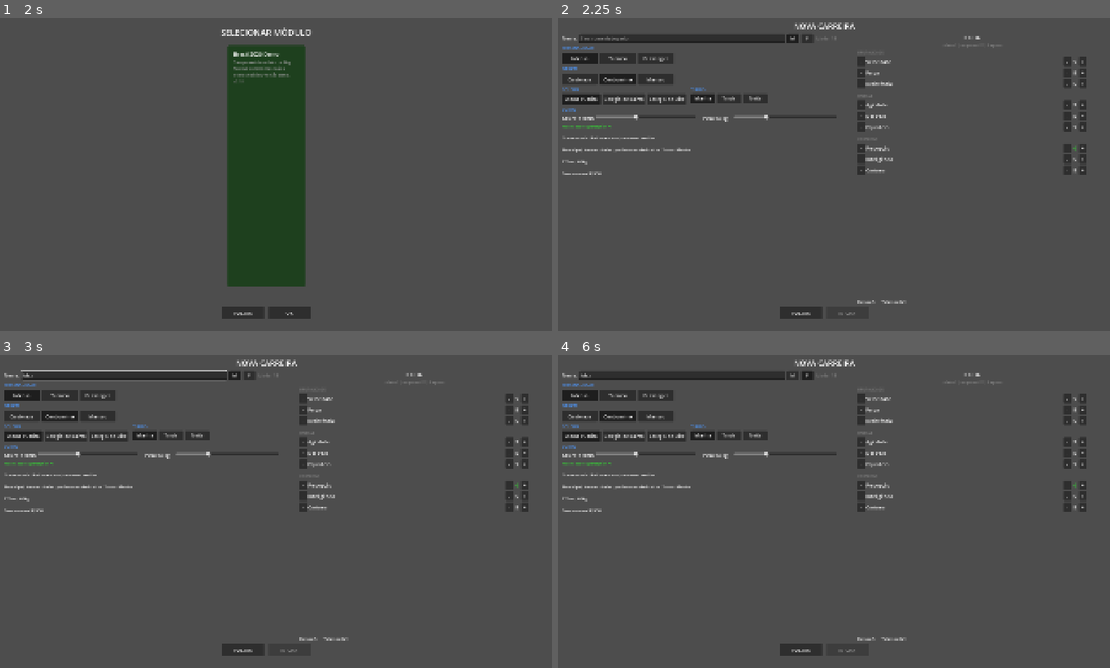
Above: before the commit, frames 1-4 (two rows, left to right).
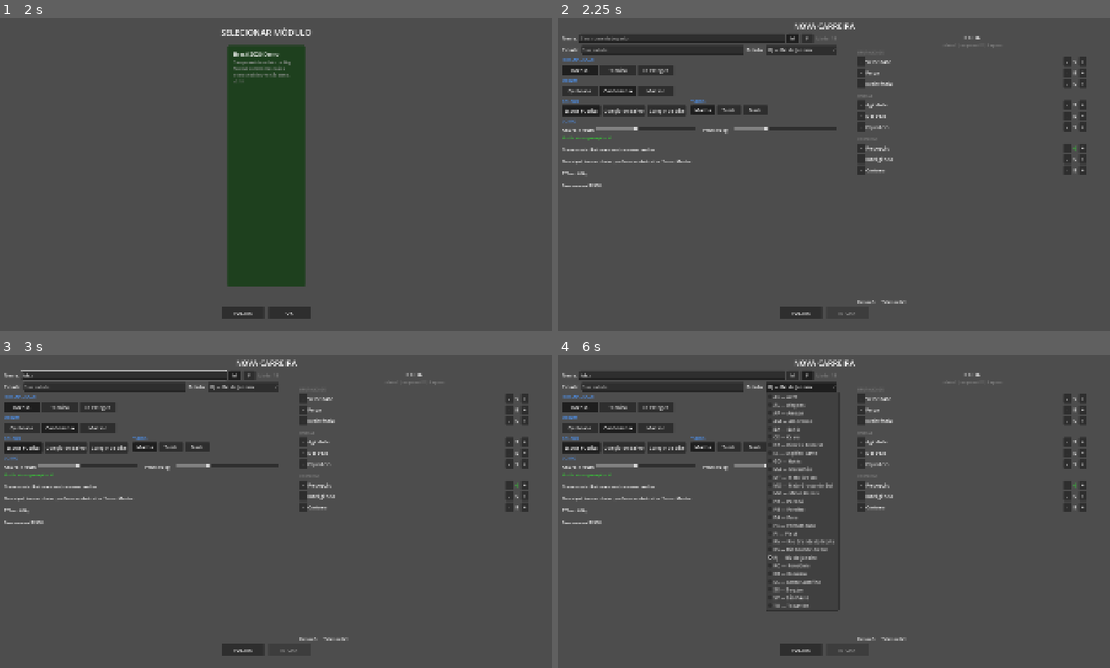
Above: after the commit, the same moments.

Repository: Slaxis/FlagFootballManager
Game: Godot game, scene res://engine/game/game.tscn
The game is run twice, just before and just after one commit, with the same random seed, the same clock (stepped at 60 frames per second) and the same inputs.
Inputs (mouse positions are in pixels of both pictures, inside the frame that each line leads up to):
- Up to frame 1 (2 s): click "INICIAR" at 0.5 s; click (264, 165) at 1.25 s
- Up to frame 2 (2.25 s): click "OK" at 2 s
- Up to frame 3 (3 s): click (121, 376) at 2.77 s; type "Alex" at 2.85 s
- Up to frame 4 (6 s): click "M" at 3.5 s; click "F" at 4.25 s; click "Intenso" at 5 s; click (800, 386) at 5.75 s, where only the run after the commit has a clickable "RJ — Rio de Janeiro"

Frame 1 is identical in both runs. In frame 2, 5.9% of the frame differs, in the area x 0-51%, y 9-55%; in frame 3, 5.9%; in frame 4, 7.6%, in the area x 0-52%, y 8-82%.

Commit message:
feat(G): city + state fields on player creation
- New row after name/gender with City (LineEdit, max 32) and State
  (OptionButton populated from Drive.def('state'), sorted by name,
  default RJ)
- Start button gated on non-empty city and a selected state (alongside
  existing name/stars/origin/personality checks)
- _do_start() persists The.session['city'] and The.session['state']
  (state stored as the 2-letter id via item metadata)

These values feed phase H (procedural teen team generation) and phase I
(city graph generation) later.

Co-Authored-By: Claude Opus 4.6 (1M context) <noreply@anthropic.com>

Diff:
--- a/game/modules/brasil_2026/ui/player_creation/player_creation.gd
+++ b/game/modules/brasil_2026/ui/player_creation/player_creation.gd
@@ -4,6 +4,9 @@
 const T_NAME: Dictionary = {"pt": "Nome:", "en": "Name:"}
 const T_NAME_HINT: Dictionary = {"pt": "Seu nome de jogador", "en": "Your player name"}
 const T_AGE: Dictionary = {"pt": "Idade: 15", "en": "Age: 15"}
+const T_CITY: Dictionary = {"pt": "Cidade:", "en": "City:"}
+const T_CITY_HINT: Dictionary = {"pt": "Sua cidade", "en": "Your city"}
+const T_STATE: Dictionary = {"pt": "Estado:", "en": "State:"}
 const T_ORIGIN: Dictionary = {"pt": "ORIGEM", "en": "ORIGIN"}
 const T_SCHOOL: Dictionary = {"pt": "COLEGIO", "en": "SCHOOL"}
 const T_TURNO: Dictionary = {"pt": "TURNO", "en": "SHIFT"}
@@ -32,6 +35,7 @@
 var _creation: Def
 var _origin_def: Def
 var _tech_def: Def
+var _state_def: Def
 
 # Stat state
 var stat_values: Dictionary = {}
@@ -62,6 +66,8 @@
 
 # Shared UI refs
 var _name_input: LineEdit
+var _city_input: LineEdit
+var _state_select: OptionButton
 var _btn_male: Button
 var _btn_female: Button
 var _btn_start: Button
@@ -76,6 +82,7 @@
 		Log.log(self, "error", "PlayerCreation: missing stat or creation Def.")
 		return
 	_tech_def = Drive.def("technique")
+	_state_def = Drive.def("state")
 	points_remaining = _creation.point_pool
 	_init_stats()
 	_build_ui()
@@ -282,6 +289,38 @@
 	age_lbl.add_theme_color_override("font_color", COLOR_GROUP)
 	name_row.add_child(age_lbl)
 	parent.add_child(name_row)
+
+	# City + State
+	var loc_row: HBoxContainer = HBoxContainer.new()
+	loc_row.add_theme_constant_override("separation", 8)
+	var city_lbl: Label = Label.new()
+	city_lbl.text = I18n.text(T_CITY)
+	loc_row.add_child(city_lbl)
+	_city_input = LineEdit.new()
+	_city_input.placeholder_text = I18n.text(T_CITY_HINT)
+	_city_input.max_length = 32
+	_city_input.size_flags_horizontal = Control.SIZE_EXPAND_FILL
+	_city_input.text_changed.connect(func(_t: String) -> void: _validate())
+	loc_row.add_child(_city_input)
+	var state_lbl: Label = Label.new()
+	state_lbl.text = I18n.text(T_STATE)
+	loc_row.add_child(state_lbl)
+	_state_select = OptionButton.new()
+	_state_select.custom_minimum_size = Vector2(180, 0)
+	if _state_def != null:
+		var default_idx: int = 0
+		var items: Array[Dictionary] = _state_def.call("list_states_sorted_by_name")
+		for i: int in items.size():
+			var s: Dictionary = items[i]
+			var id: String = String(s.get("id", ""))
+			_state_select.add_item(id + " — " + String(s.get("name", id)))
+			_state_select.set_item_metadata(i, id)
+			if id == "RJ":
+				default_idx = i
+		_state_select.selected = default_idx
+	_state_select.item_selected.connect(func(_i: int) -> void: _validate())
+	loc_row.add_child(_state_select)
+	parent.add_child(loc_row)
 
 	if _origin_def == null:
 		return
@@ -643,12 +682,14 @@
 
 func _validate() -> void:
 	var has_name: bool = _name_input.text.strip_edges().length() >= 2
+	var has_city: bool = _city_input != null and _city_input.text.strip_edges().length() >= 2
+	var has_state: bool = _state_select != null and _state_select.selected >= 0
 	var has_stars: bool = _star_points_spent() > 0
 	var balanced: bool = _star_points_free() == 0
 	var points_ok: bool = points_remaining >= 0
 	var has_origin: bool = _selected_origin != ""
 	var has_pers: bool = _selected_personality != ""
-	_btn_start.disabled = not (has_name and has_stars and balanced and points_ok and has_origin and has_pers)
+	_btn_start.disabled = not (has_name and has_city and has_state and has_stars and balanced and points_ok and has_origin and has_pers)
 
 # --- Navigation ---
 
@@ -712,6 +753,11 @@
 	The.session["height"] = _height
 	The.session["weight"] = _weight
 	The.session["personality"] = _selected_personality
+	The.session["city"] = _city_input.text.strip_edges()
+	var state_id: String = ""
+	if _state_select != null and _state_select.selected >= 0:
+		state_id = String(_state_select.get_item_metadata(_state_select.selected))
+	The.session["state"] = state_id
 
 	# Build starter deck: 1 personality base card + 1 origin bonus
 	var starter_deck: Array[String] = []
